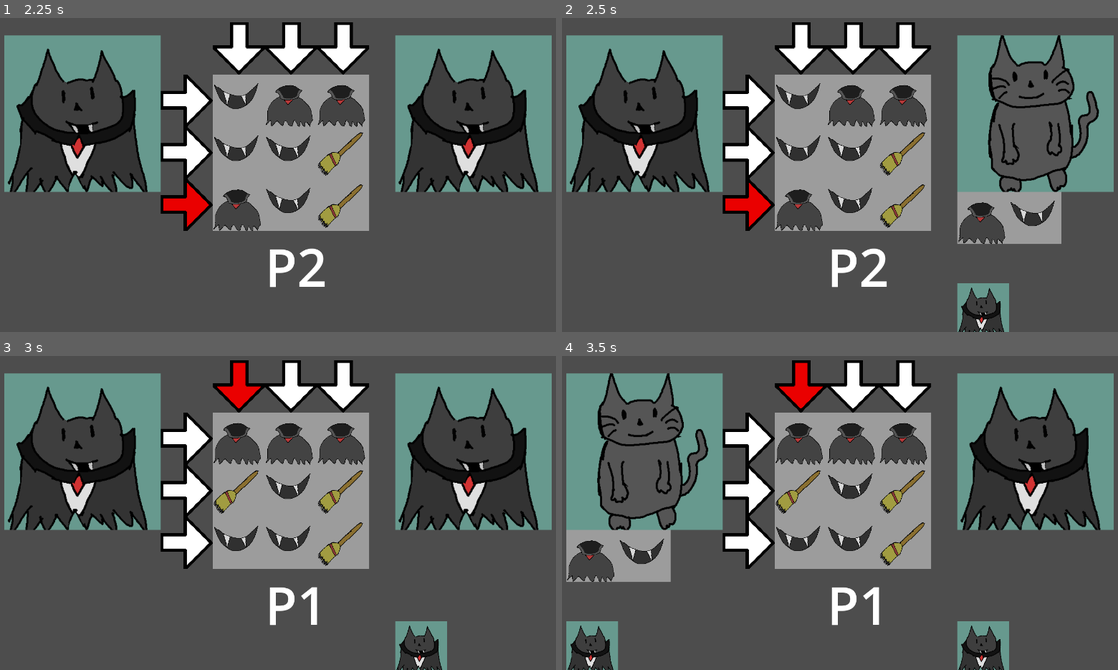
Above: before the commit, frames 1-4 (two rows, left to right).
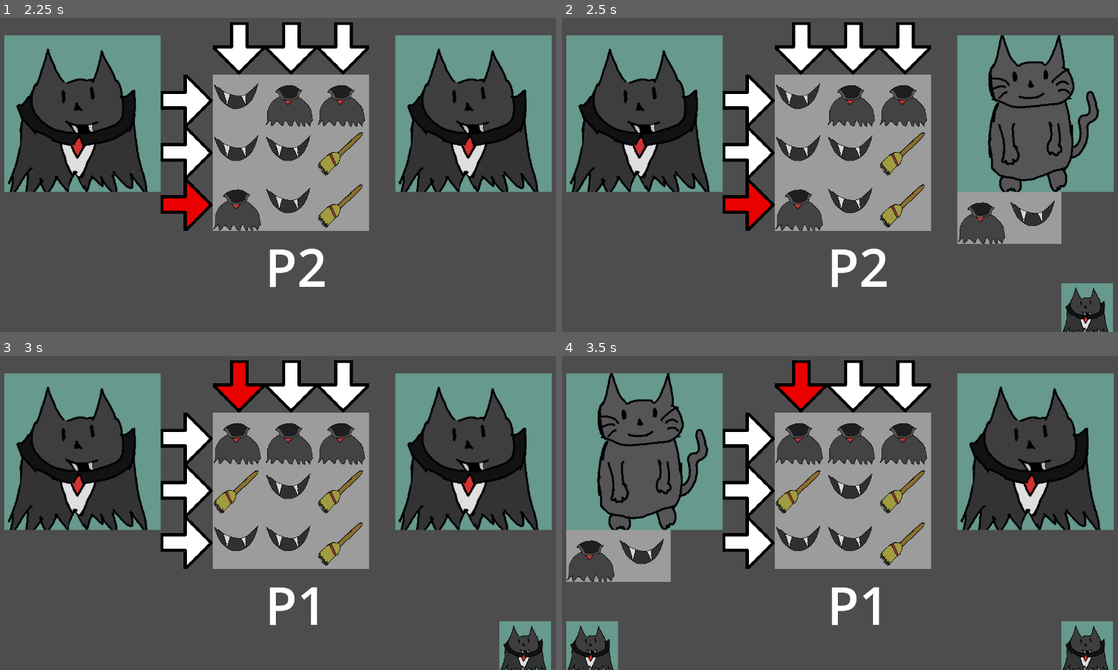
Above: after the commit, the same moments.

Repository: Zami77/CatCostumeParty
Game: Godot game, scene res://managers/MatchManager.tscn
Same seed, same stepped clock (60 frames per second), same inputs: the game is played once before the commit and once after it.
Inputs (mouse positions are in pixels of both pictures, inside the frame that each line leads up to):
- Up to frame 1 (2.25 s): click (189, 99) at 0.5 s; click (189, 153) at 1.25 s; click (189, 206) at 2 s
- Up to frame 2 (2.5 s): no input
- Up to frame 3 (3 s): click (239, 387) at 2.75 s
- Up to frame 4 (3.5 s): no input

Frame 1 is identical in both runs. In frame 2, 2.4% of the frame differs, in the area x 71-100%, y 84-100%; in frame 3, 2.4%; in frame 4, 2.4%.

Commit message:
basic ai implemented

Diff:
--- a/CatCostumeParty/costume_piece_grid/CostumePieceGrid.gd
+++ b/CatCostumeParty/costume_piece_grid/CostumePieceGrid.gd
@@ -16,11 +16,14 @@
 
 var grid = []
 var rng = RandomNumberGenerator.new()
+var disabled_aisle = []
+var select_disabled = false
 
 func _ready():
 	rng.randomize()
 	_setup_grid()
 	_setup_selectors()
+
 
 func _setup_grid():
 	for row in num_rows:
@@ -29,6 +32,20 @@
 			grid[row].append(0)
 			_add_random_piece(row, col)
 
+func get_selectable_options() -> Dictionary:
+	var selectable_options = {}
+
+	for row in num_rows:
+		for col in num_cols:
+			if not [true, row] in selectable_options:
+				selectable_options[[true, row]] = []
+			selectable_options[[true, row]].append(grid[row][col].costume_component)
+
+			if not [false, col] in selectable_options:
+				selectable_options[[false, col]] = []
+			selectable_options[[false, col]].append(grid[row][col].costume_component)
+
+	return selectable_options
 
 func _setup_selectors() -> void:
 	row_selector_zero.pressed.connect(_on_selector_pressed.bind(true, 0, row_selector_zero))
@@ -39,6 +56,31 @@
 	col_selector_two.pressed.connect(_on_selector_pressed.bind(false, 2, col_selector_two))
 
 func _on_selector_pressed(is_row: bool, row_col_num: int, selector_btn: TextureButton) -> void:
+	if select_disabled:
+		return
+	select_row_or_col(is_row, row_col_num, selector_btn)
+
+func determine_selector_button(is_row: bool, row_col_num: int) -> TextureButton:
+	if is_row:
+		match row_col_num:
+			0:
+				return row_selector_zero
+			1:
+				return row_selector_one
+			2:
+				return row_selector_two
+	else:
+		match row_col_num:
+			0:
+				return col_selector_zero
+			1:
+				return col_selector_one
+			2:
+				return col_selector_two
+
+	return row_selector_zero
+
+func select_row_or_col(is_row: bool, row_col_num: int, selector_btn: TextureButton) -> void:
 	for child in get_children():
 		if child is TextureButton:
 			child.disabled = false
@@ -55,6 +97,7 @@
 			_add_random_piece(row_col_num, col)
 
 	selector_btn.disabled = true
+	disabled_aisle = [is_row, row_col_num]
 
 	print("selector got these pieces")
 	for costume_piece in pieces_selected_in_row_col:
--- a/CatCostumeParty/managers/MatchManager.gd
+++ b/CatCostumeParty/managers/MatchManager.gd
@@ -1,5 +1,7 @@
 class_name MatchManager
 extends Node2D
+
+@export var is_ai = false
 
 @onready var costume_piece_grid: CostumePieceGrid = get_node("CostumePieceGrid")
 @onready var costume_cat_area_p1: Node2D = get_node("CostumeCatAreaP1")
@@ -10,7 +12,6 @@
 @onready var turn_label: Label = get_node("TurnLabel")
 enum TurnState { P1, P2, GAME_END }
 var turn_state = TurnState.P1
-var is_ai = false
 
 func _ready():
 	costume_piece_grid.pieces_selected.connect(_on_pieces_selected)
@@ -30,6 +31,43 @@
 
 func _update_turn() -> void:
 	turn_label.text = TurnState.keys()[turn_state]
+	costume_piece_grid.select_disabled = false
+
+	if is_ai and turn_state == TurnState.P2:
+		costume_piece_grid.select_disabled = true
+		_execute_ai_turn()
+
+func _execute_ai_turn() -> void:
+	# add delay before doing turn
+	await get_tree().create_timer(1.0).timeout
+
+	var selectable_options: Dictionary = costume_piece_grid.get_selectable_options()
+	var ai_costume_cat: CostumeCat = costume_cat_area_p2.get_child(0)
+	var best_match_count = 0
+	var best_match_index = [true, 0]
+	for option in selectable_options:
+		if option == costume_piece_grid.disabled_aisle:
+			continue
+		var current_match_count = 0
+		var dupe_costume_pieces_left = ai_costume_cat.costume_pieces_still_left.duplicate(true)
+		for piece in selectable_options[option]:
+			if piece in dupe_costume_pieces_left:
+				current_match_count += 1
+			dupe_costume_pieces_left.erase(piece)
+		if current_match_count >= best_match_count:
+			best_match_count = current_match_count
+			best_match_index = option
+
+	costume_piece_grid.select_row_or_col(\
+		not best_match_index[0], \
+		best_match_index[1], \
+		costume_piece_grid.determine_selector_button(\
+			best_match_index[0], \
+			best_match_index[1]\
+		)\
+	)
+
+	costume_piece_grid.select_disabled = false
 
 func _get_costume_cat_and_dressed_area(player: TurnState) -> Dictionary:
 	var costume_cat_area
@@ -48,7 +86,9 @@
 func _on_pieces_selected(selected_pieces) -> void:
 	if turn_state == TurnState.GAME_END:
 		return
+	_handle_turn_logic(selected_pieces)
 
+func _handle_turn_logic(selected_pieces):
 	var costume_cat_area = _get_costume_cat_and_dressed_area(turn_state).costume_cat_area
 
 	for child in costume_cat_area.get_children():
@@ -72,11 +112,14 @@
 	# temp timer to see cat in costume, TODO: tween animation
 	await get_tree().create_timer(1.0).timeout
 	costume_cat_area.remove_child(completed_cat)
-	_add_dressed_cat(completed_cat, dressed_cat_area)
+	_add_dressed_cat(completed_cat, dressed_cat_area, owning_player)
 	_setup_costume_cat_areas()
 
-func _add_dressed_cat(completed_cat: CostumeCat, dressed_cat_area: Node2D) -> void:
+func _add_dressed_cat(completed_cat: CostumeCat, dressed_cat_area: Node2D, owning_player: TurnState) -> void:
 	var width_pos = dressed_cat_area.get_child_count() * Dimensions.costume_piece_width
 	dressed_cat_area.add_child(completed_cat)
 	completed_cat.scale = Vector2(0.33, 0.33)
-	completed_cat.position = Vector2(width_pos, 0)
+	completed_cat.position = Vector2(\
+		width_pos * (1 if owning_player == TurnState.P1 else - 1),\
+		0\
+	)
--- a/CatCostumeParty/managers/MatchManager.tscn
+++ b/CatCostumeParty/managers/MatchManager.tscn
@@ -19,7 +19,7 @@
 position = Vector2(992, 64)
 
 [node name="DressedCatAreaP2" type="Node2D" parent="."]
-position = Vector2(992, 672)
+position = Vector2(1248, 672)
 
 [node name="TurnLabel" type="Label" parent="."]
 offset_left = 672.0
